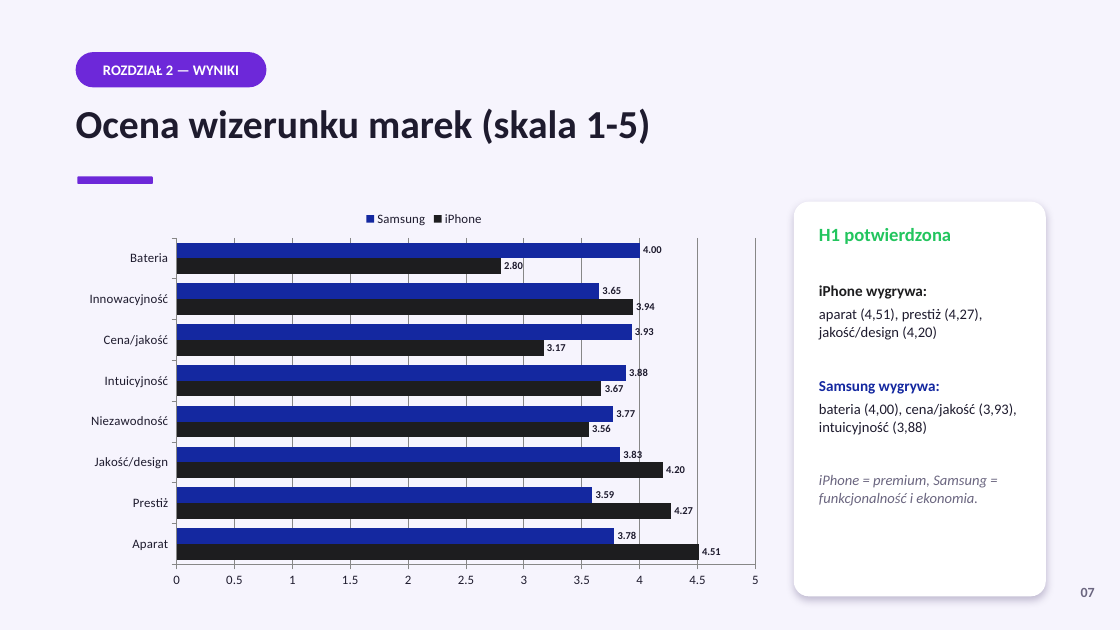
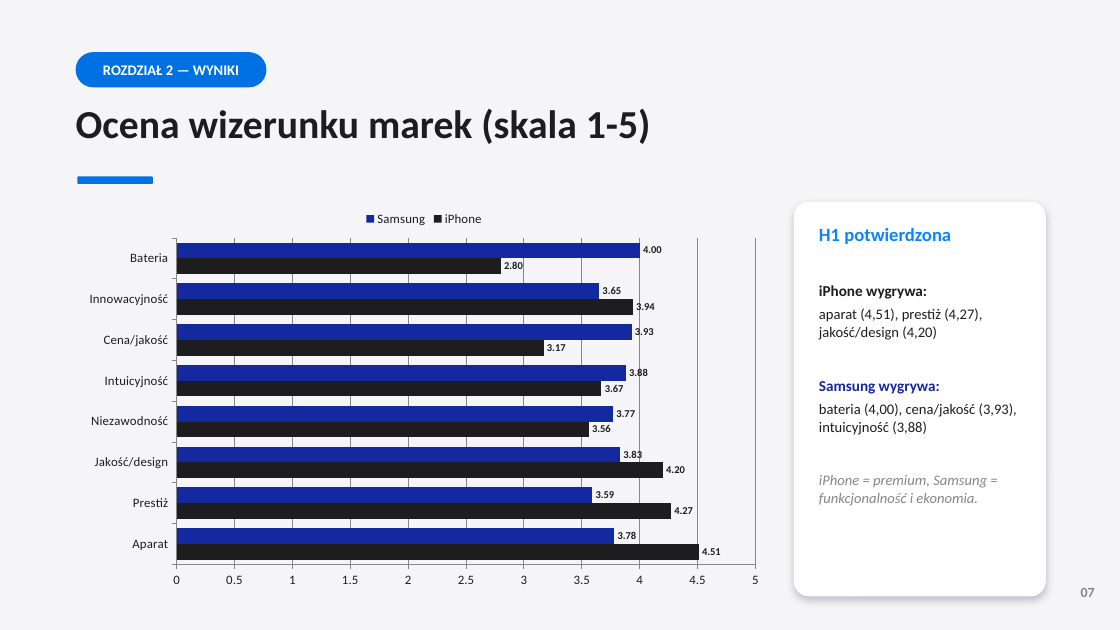
Before and after one commit to mattty1/mattty1, a slide deck: slide 7 of Prezentacja_iPhone_vs_Samsung.pptx. Drawn at 1120x630 pixels with LibreOffice and Linux fonts; fonts in the diff are those of the drawing. Boxes give left, top, right and bottom in pixels: in the first picture for what was removed or moved away, otherwise in the second. Text is boxed around its words. In the diff, an @@ line names an element or a change of style, - is before the commit and + after.

```diff
--- a/Prezentacja_iPhone_vs_Samsung.pptx
+++ b/Prezentacja_iPhone_vs_Samsung.pptx
@@ rectangle at [0, 0, 1120, 630]: fill #F6F4FD to #F5F5F7 @@
@@ rounded rectangle at [76, 52, 266, 87]: fill #6D28D9 to #0071E3 @@
@@ text "Ocena wizerunku marek (skala 1-5)" at [76, 108, 651, 144]: text colour #1E1B2E to #1D1D1F @@
@@ rounded rectangle at [77, 176, 153, 184]: fill #6D28D9 to #0071E3 @@
@@ bar chart at [76, 202, 773, 597] @@
@@ lettering changed @@
@@ text at [819, 228, 1017, 506]: text colour #22C55E to #0A84FF in "H1 potwierdzona"; text colour #1E1B2E to #1D1D1F in "aparat (4,51), prestiż (4,27), jakość/design (4,20)", "bateria (4,00), cena/jakość (3,93), intuicyjność (3,88)"; text colour #6B6680 to #86868B in "iPhone = premium, Samsung = funkcjonalność i ..." @@
@@ text "07" at [1081, 588, 1095, 597]: text colour #6B6680 to #86868B @@
```
Also in this commit, not shown: 11 other slides changed, 2 other files.
